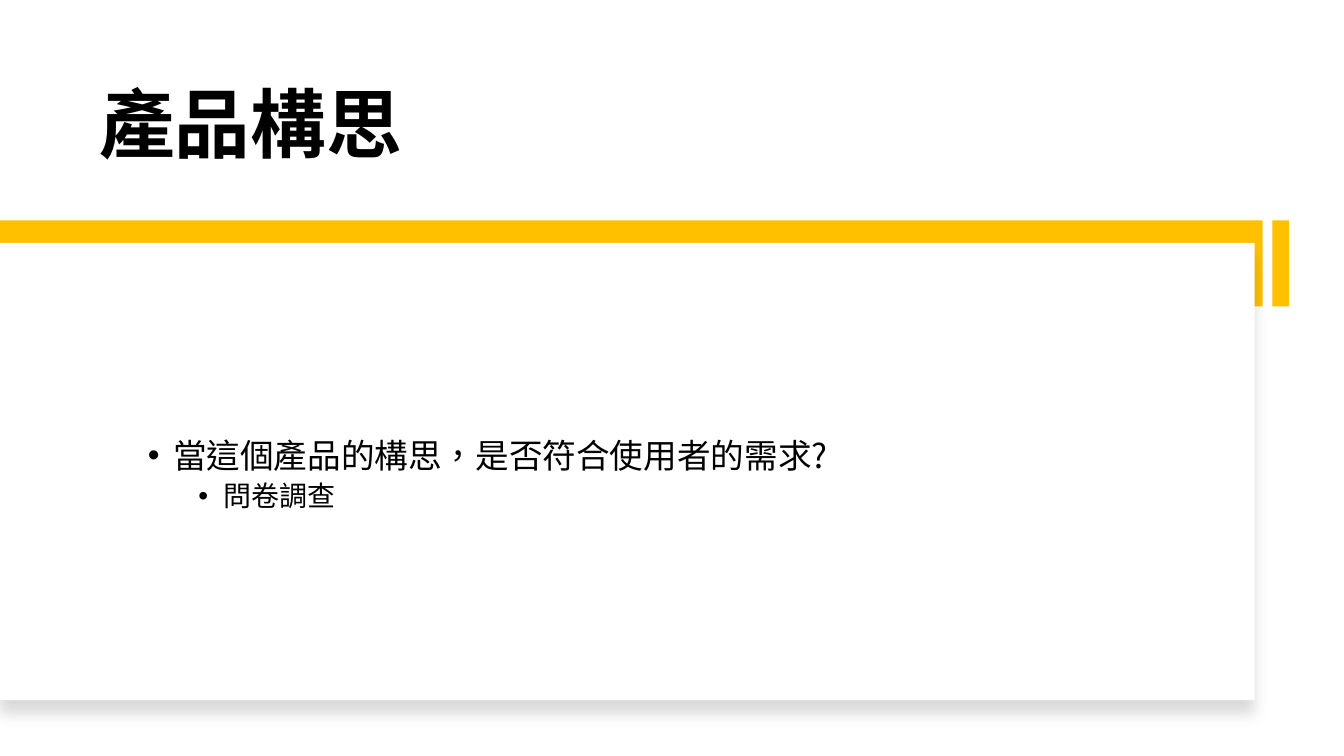
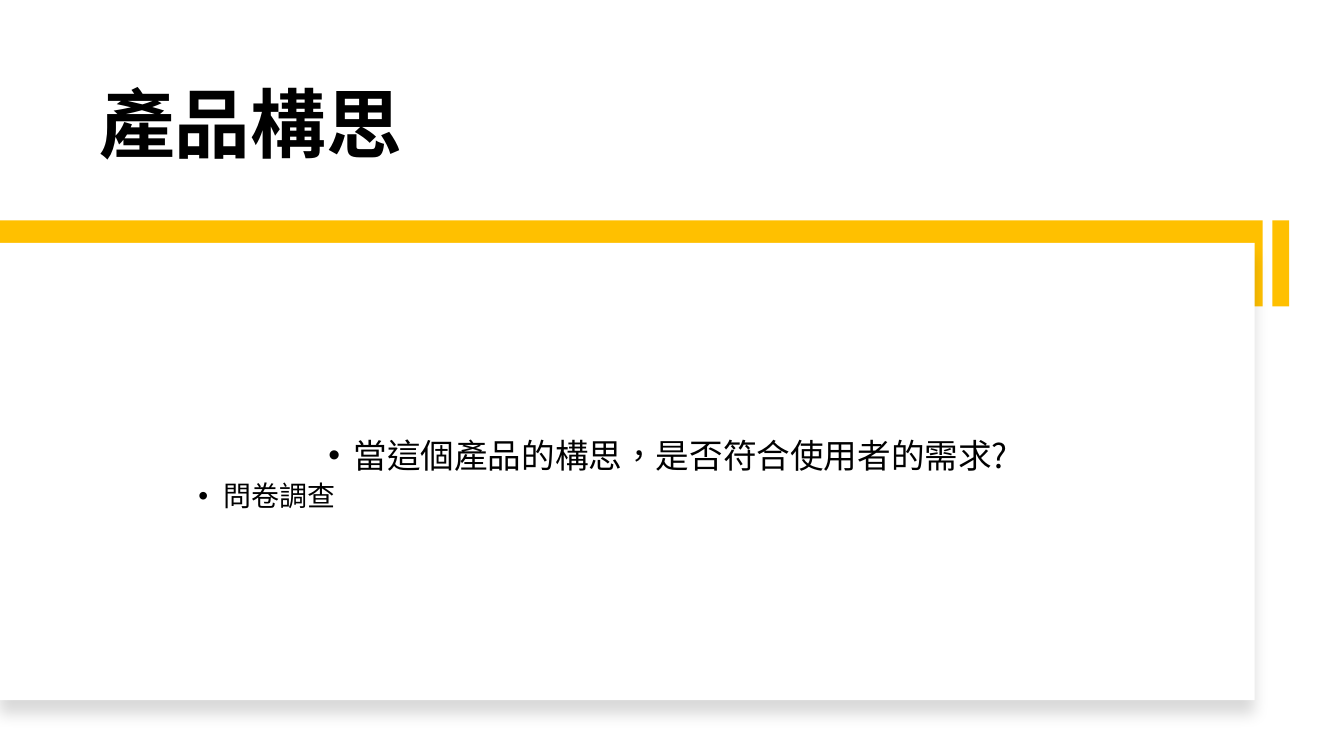
Before and after one commit to michaelchen1225/-, a slide deck: slide 5 of 整合/報告/產品報告.pptx. Drawn at 1344x756 pixels with LibreOffice and Linux fonts; fonts in the diff are those of the drawing. Boxes give left, top, right and bottom in pixels: in the first picture for what was removed or moved away, otherwise in the second. Text is boxed around its words. In the diff, an @@ line names an element or a change of style, - is before the commit and + after.

```diff
--- a/整合/報告/產品報告.pptx
+++ b/整合/報告/產品報告.pptx
@@ text at (x1=353, y1=439, x2=1007, y2=471): alignment left to centre @@
```
Also in this commit, not shown: 5 other slides changed.
